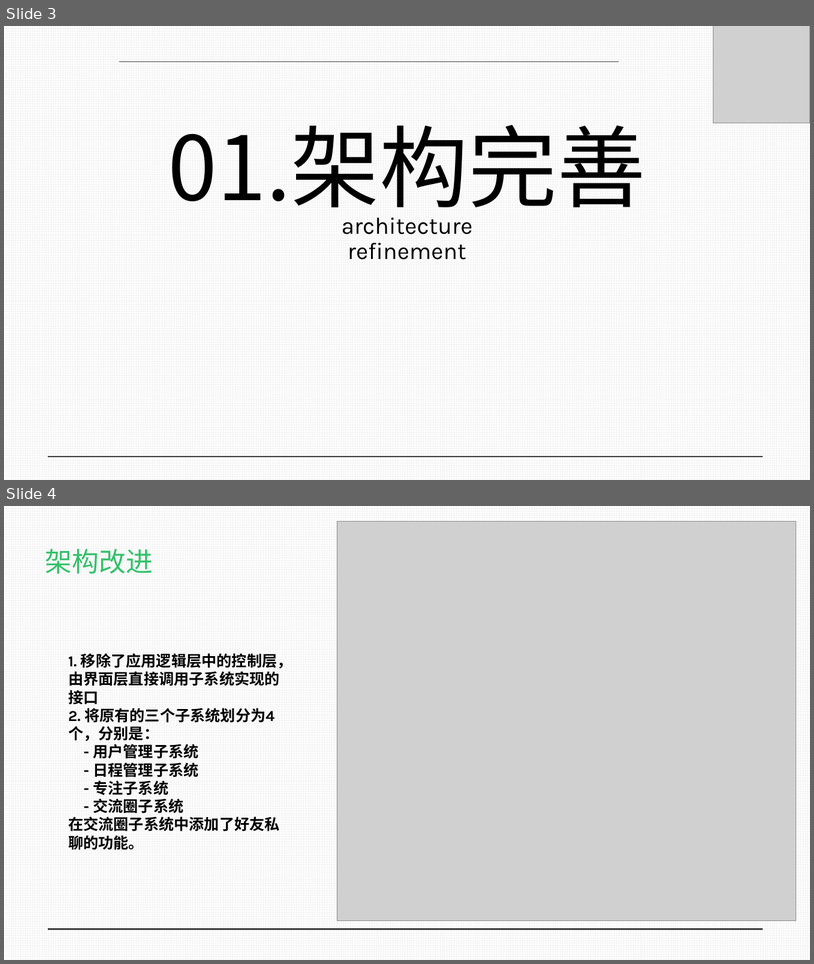
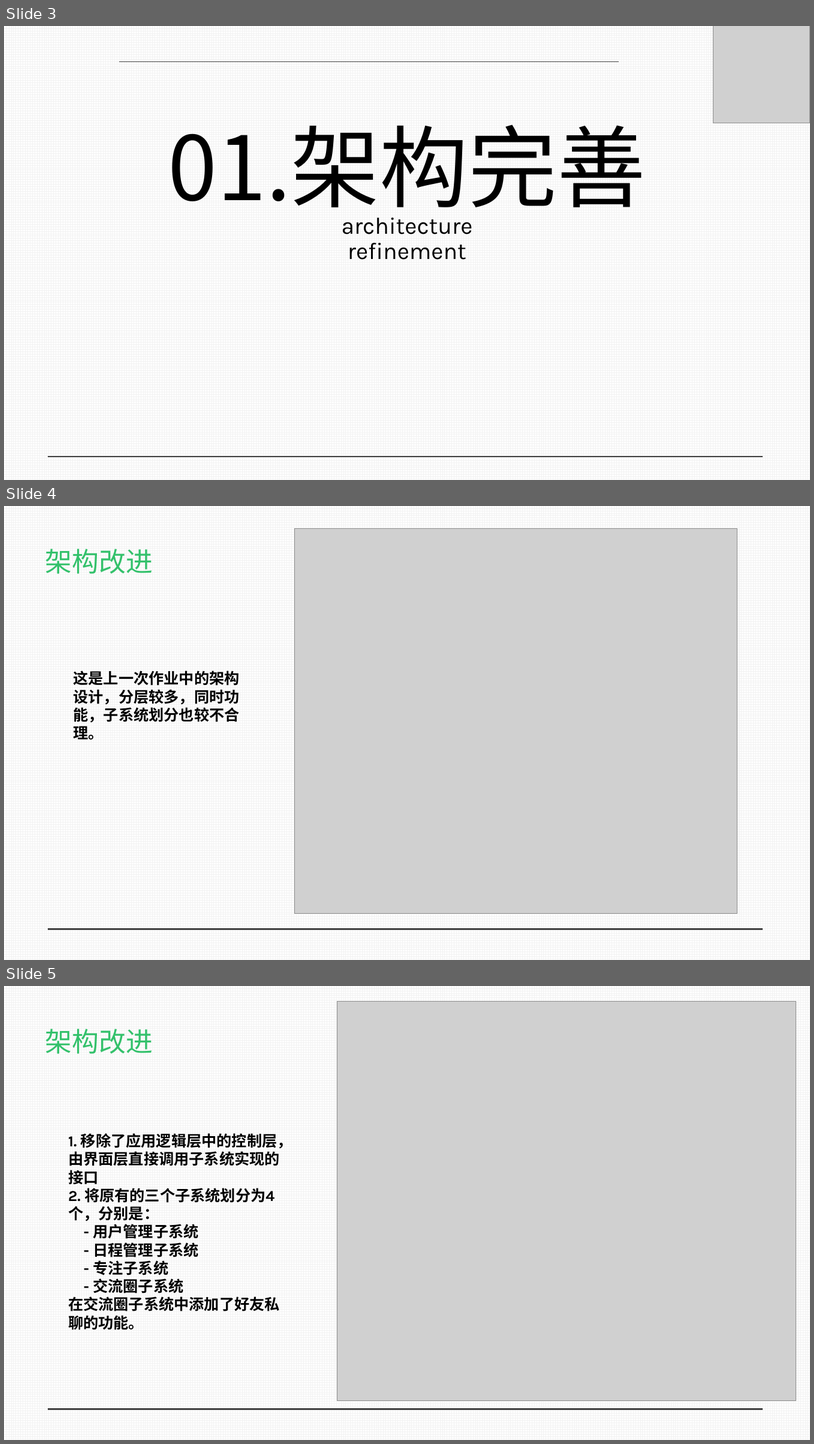
Before and after one commit to luxingzhi27/Tongji_SAD_2023_project, a slide deck: assignment3/期末展示.pptx. Shown one above the other, each under a label of ours: slides 3 and 4 before the commit, slides 3, 4 and 5 after it. The pictures are 814x964 and 814x1444 pixels, drawn with LibreOffice and Linux fonts; fonts in the diff are those of the drawing; grey boxes stand for pictures. Boxes give left, top, right and bottom in pixels: in the first picture for what was removed or moved away, otherwise in the second. Text is boxed around its words. In the diff, an @@ line names an element or a change of style, - is before the commit and + after.

```diff
--- a/assignment3/期末展示.pptx
+++ b/assignment3/期末展示.pptx
@@ slide 4 added at <box>4,506,810,960</box>, background pattern #F2F2F2 on #FFFFFF @@
@@ picture added at <box>295,528,738,913</box> @@
@@ text added at <box>45,549,153,574</box>, 32 pt, text #33C16B @@
+架构改进
@@ text added at <box>74,670,240,739</box>, 18 pt, text #000000, bold @@
+这是上一次作业中的架构设计，分层较多，同时功能，子系统划分也较不合理。
@@ line added from (48, 929) to (763, 929), #404040 1.5 pt @@
@@ what was slide 4 is now slide 5 @@
```
Also in this commit, not shown: 1 slide changed.
